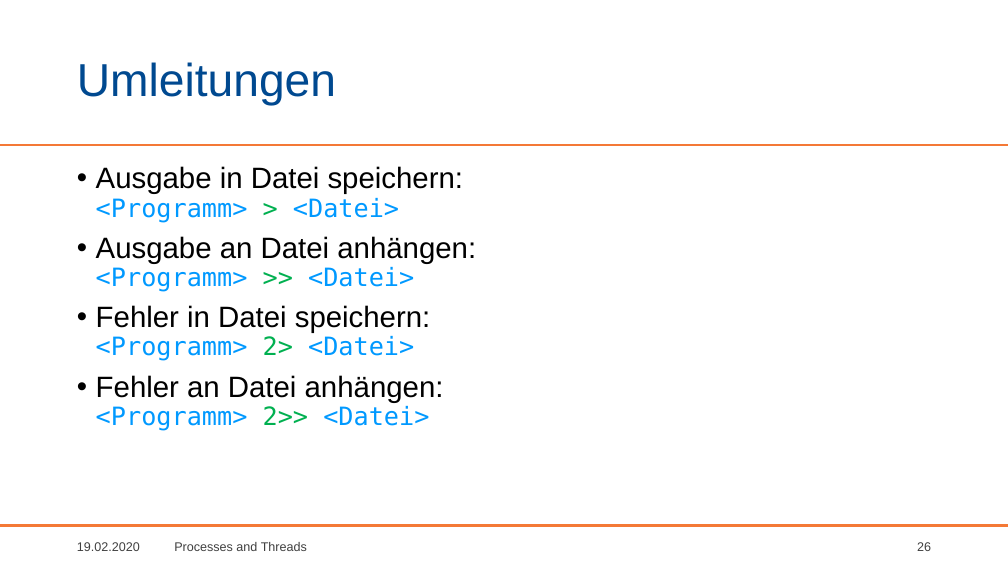
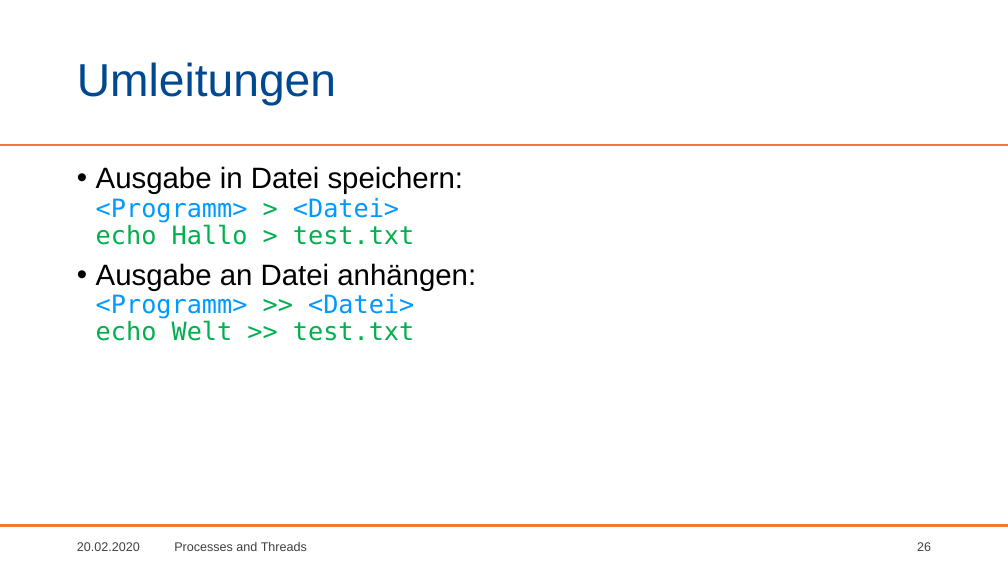
Before and after one commit to BogyMitutoyoCTL/AI-Preparation, a slide deck: slide 26 of presentation/Bash.pptx. Drawn at 1008x567 pixels with LibreOffice and Linux fonts; fonts in the diff are those of the drawing; background and template pictures are left out. Boxes give left, top, right and bottom in pixels: in the first picture for what was removed or moved away, otherwise in the second. Text is boxed around its words. In the diff, an @@ line names an element or a change of style, - is before the commit and + after.

```diff
--- a/presentation/Bash.pptx
+++ b/presentation/Bash.pptx
@@ text at bbox=[96, 166, 476, 341]: text changed; size 28 to 24 pt; font Arial to DejaVu Sans Mono @@
-• Ausgabe in Datei speichern:
-  <Programm> > <Datei>
-• Ausgabe an Datei anhängen:
-  <Programm> >> <Datei>
-• Fehler in Datei speichern:
-  <Programm> 2> <Datei>
-• Fehler an Datei anhängen:
-  <Programm> 2>> <Datei>
+• Ausgabe in Datei speichern:
+  <Programm> > <Datei>
+  echo Hallo > test.txt
+• Ausgabe an Datei anhängen:
+  <Programm> >> <Datei>
+  echo Welt >> test.txt
@@ text at bbox=[77, 542, 140, 551]: text changed @@
-19.02.2020
+20.02.2020
```
Also in this commit, not shown: 34 other slides changed, 1 slide added, 1 slide removed.
